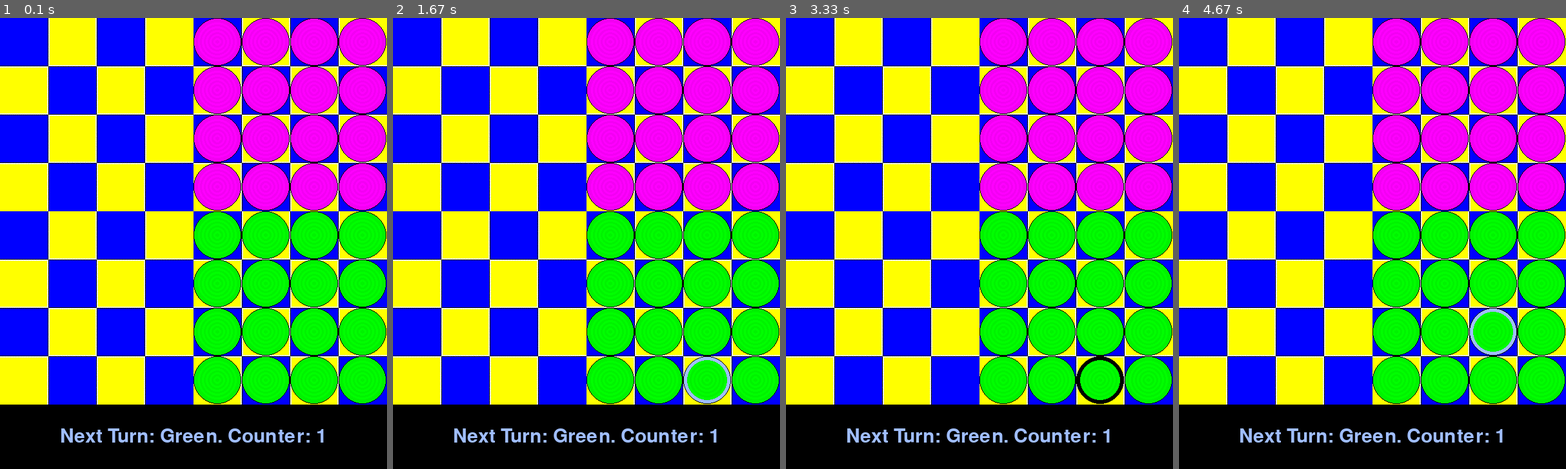
Above: before the commit, frames 1-4 (left to right).
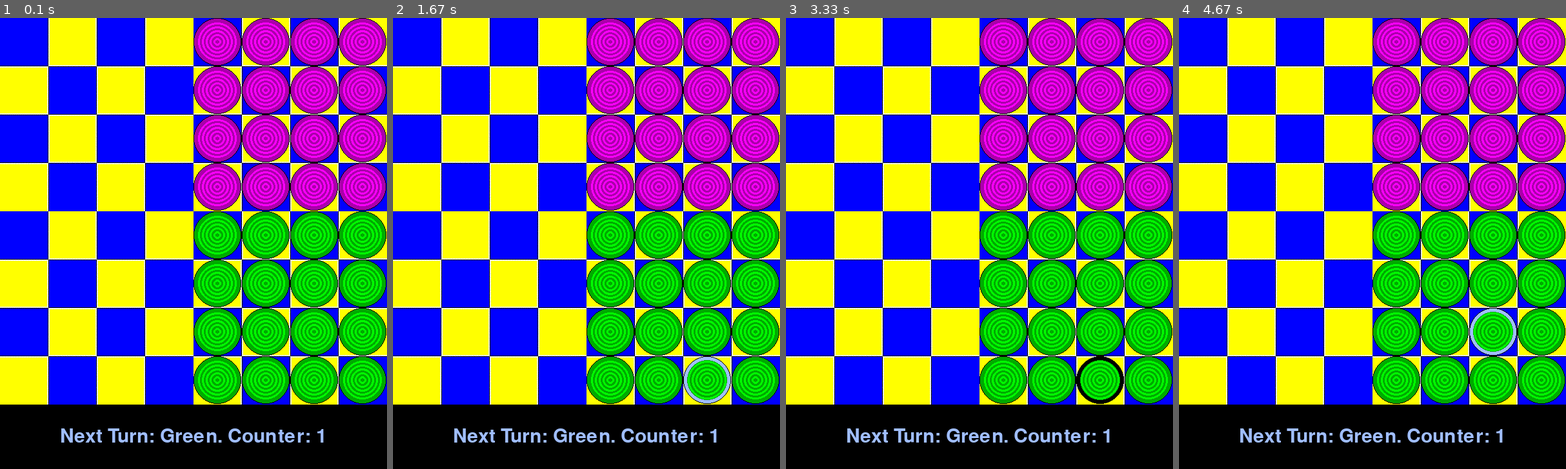
Above: after the commit, the same moments.

Repository: Patlatus/Pygame-Overcrowded-Trolleybus
Game: pygame game, started from main.py
Two runs of this game, one before a commit and one after it. Both use one fixed random seed, a clock stepped at 60 frames per second and the inputs below.
Inputs (mouse positions are in pixels of both pictures, inside the frame that each line leads up to):
- Up to frame 1 (0.1 s): no input
- Up to frame 2 (1.67 s): click (586, 243) at 0.38 s; click (625, 342) at 0.72 s; click (725, 401) at 1.05 s
- Up to frame 3 (3.33 s): click (983, 293) at 1.92 s; click (1080, 315) at 2.25 s; click (1114, 360) at 2.72 s
- Up to frame 4 (4.67 s): click (1507, 333) at 3.65 s; click (1387, 225) at 3.98 s; click (1511, 347) at 4.38 s

The runs differ from the first frame. In frame 1, 20% of the frame differs, in the area x 50-100%, y 0-86%; in frame 2, 19%; in frame 3, 19%; in frame 4, 19%.

Commit message:
Implement better contrast color scheme

Diff:
--- a/board.py
+++ b/board.py
@@ -6,8 +6,8 @@
 WHITE    = (255, 255, 255)
 GREEN    = (  0, 255,   0)
 MAGENTA  = (255,   0, 255)
-GREEN_DARK    = (  0, 243,   0)
-MAGENTA_DARK  = (243,   0, 243)
+GREEN_DARK    = (  0, 170,   0)
+MAGENTA_DARK  = (170,   0, 170)
 BLACK    = (  0,   0,   0)
 
 
